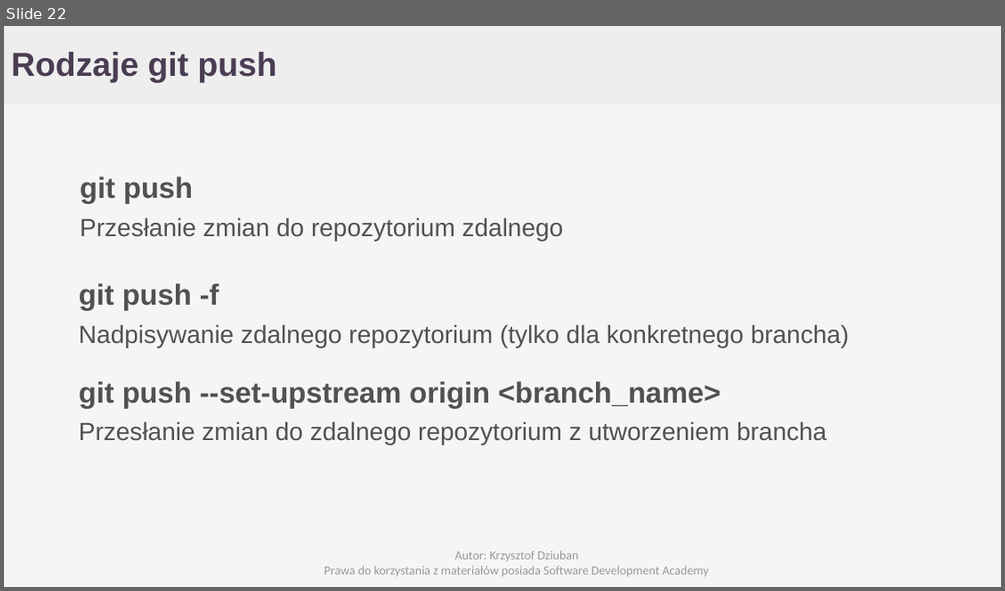
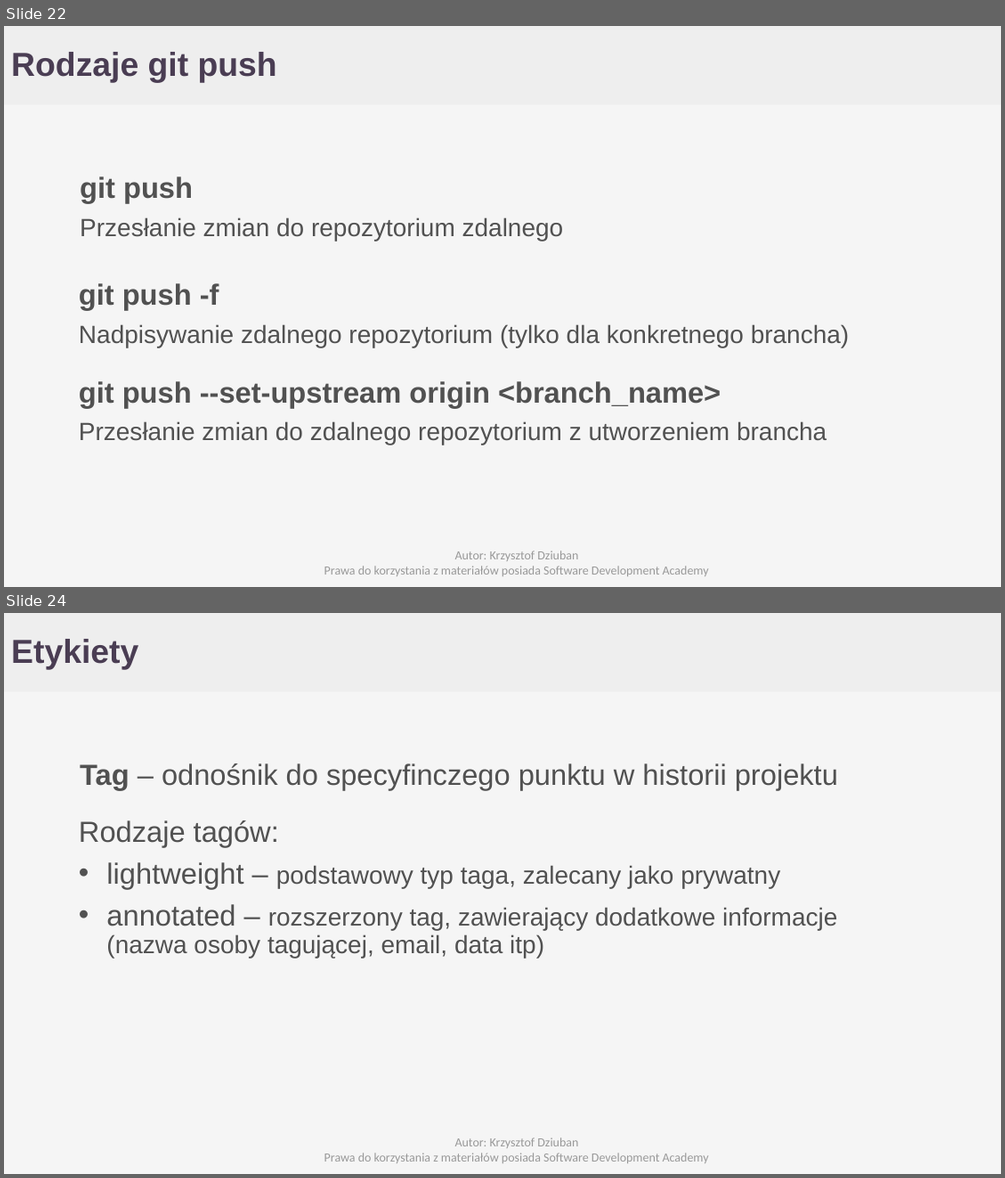
Before and after one commit to Cristopherus/Git_tutorial, a slide deck: GIT.pptx. Shown one above the other, each under a label of ours: slide 22 before the commit, slides 22 and 24 after it; the slides between them are not shown. The pictures are 1005x591 and 1005x1178 pixels, drawn with LibreOffice and Linux fonts; fonts in the diff are those of the drawing; background and template pictures are left out. Boxes give left, top, right and bottom in pixels: in the first picture for what was removed or moved away, otherwise in the second. Text is boxed around its words. In the diff, an @@ line names an element or a change of style, - is before the commit and + after.

```diff
--- a/GIT.pptx
+++ b/GIT.pptx
@@ slide 24 added at [4, 613, 1001, 1174], background #F5F5F5; not listed: 1 template element that a slide beside it also shows @@
@@ text added at [11, 639, 138, 670], 32 pt, text #4A3D53, bold @@
+Etykiety
@@ text added at [80, 763, 838, 790], 28 pt, text #515151 @@
+Tag – odnośnik do specyfinczego punktu w historii projektu
@@ text added at [79, 820, 837, 957], 24 pt, text #515151 @@
+Rodzaje tagów:
+• lightweight – podstawowy typ taga, zalecany jako prywatny
+• annotated – rozszerzony tag, zawierający dodatkowe informacje (nazwa osoby tagującej, email, data itp)
@@ text added at [324, 1137, 709, 1163], 12 pt, text #999999 @@
+Autor: Krzysztof Dziuban
+Prawa do korzystania z materiałów posiada Software Development Academy
```
Also in this commit, not shown: 5 other slides added.
